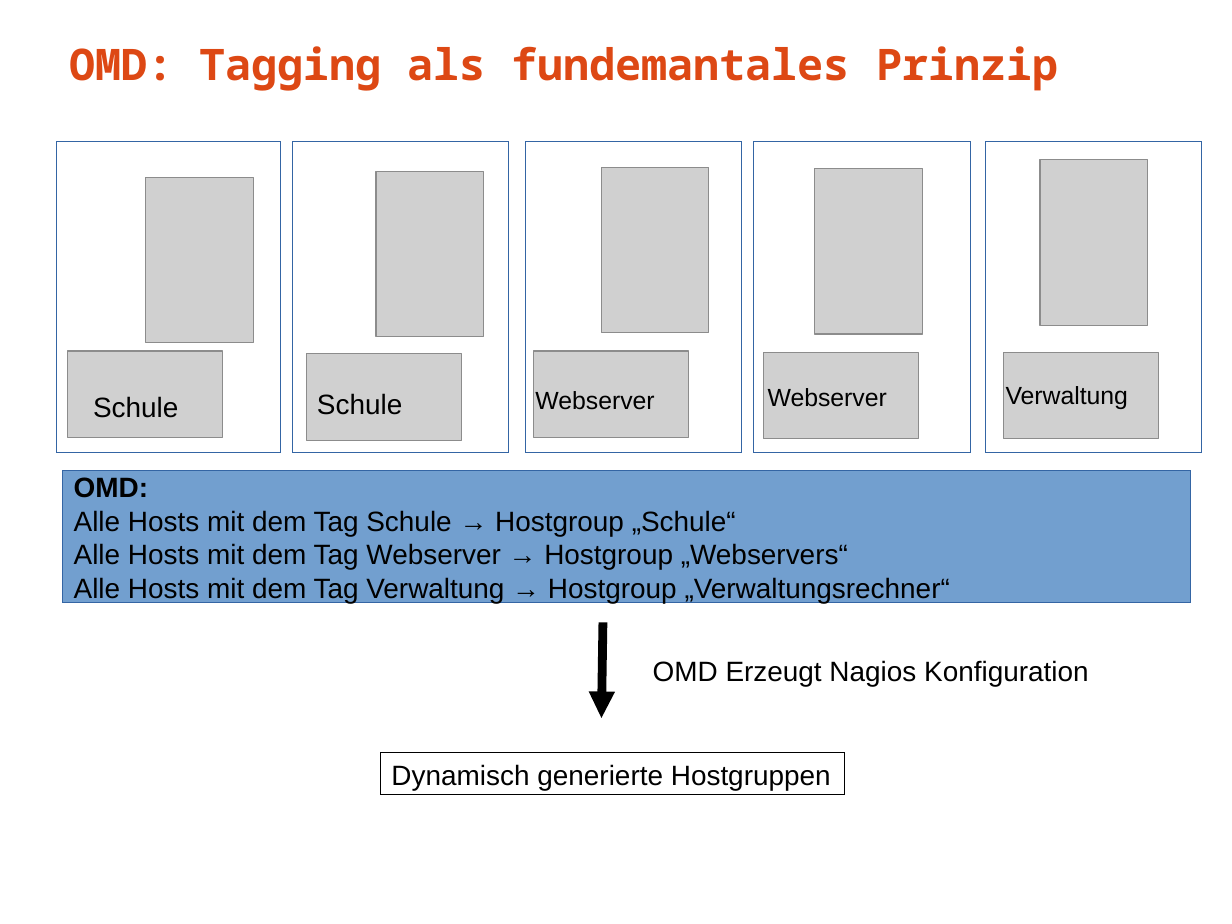
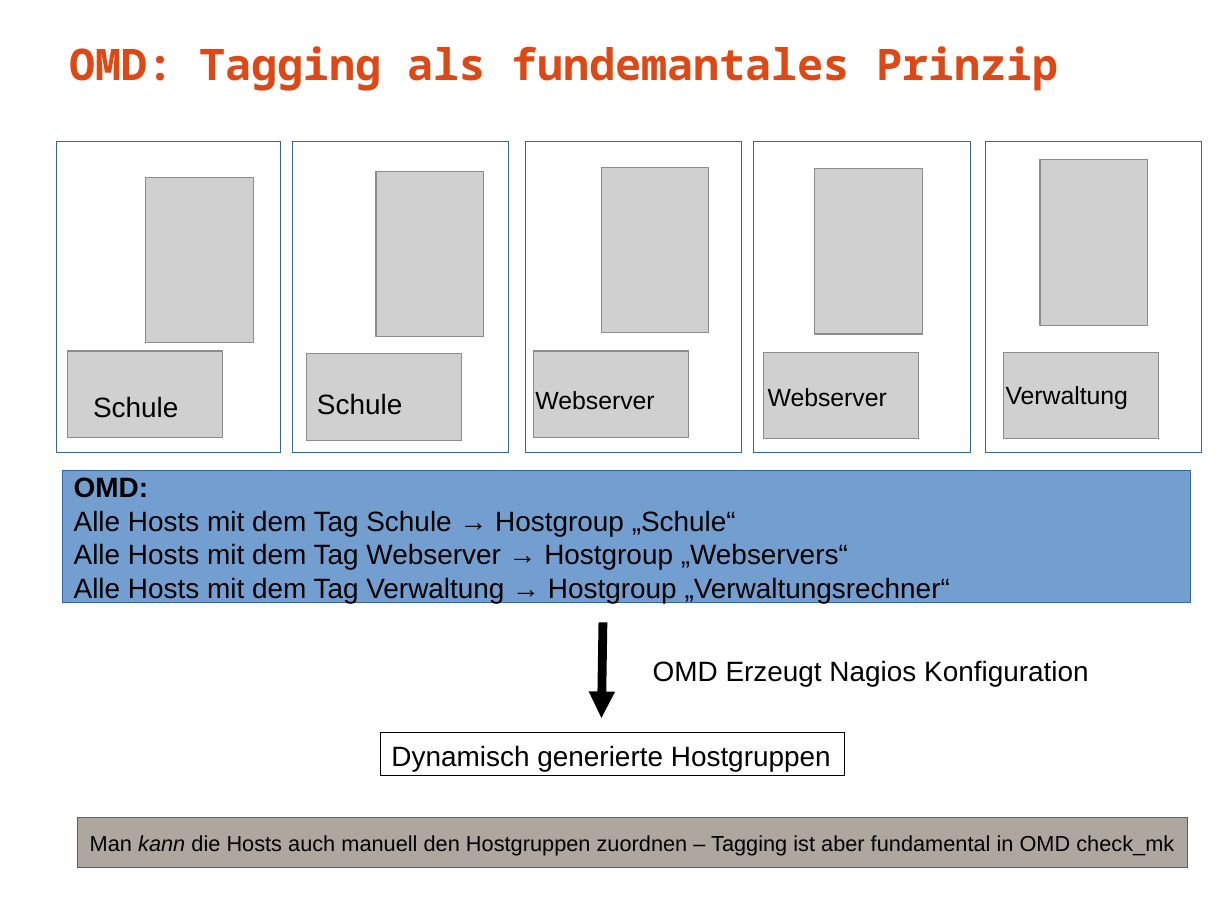
Before and after one commit to musikhuber/fobi-ES, a slide deck: slide 3 of material-OMD/praesentationen/030_omd_hosts_sortieren_tagging.odp. Drawn at 1232x924 pixels with LibreOffice and Linux fonts; fonts in the diff are those of the drawing; grey boxes stand for pictures. Boxes give left, top, right and bottom in pixels: in the first picture for what was removed or moved away, otherwise in the second. Text is boxed around its words. In the diff, an @@ line names an element or a change of style, - is before the commit and + after.

```diff
--- a/material-OMD/praesentationen/030_omd_hosts_sortieren_tagging.odp
+++ b/material-OMD/praesentationen/030_omd_hosts_sortieren_tagging.odp
@@ rectangle "Dynamisch generierte Hostgruppen": place and size @@
-rectangle "Dynamisch generierte Hostgruppen" at [381, 752, 845, 795]
+rectangle "Dynamisch generierte Hostgruppen" at [381, 733, 845, 776]
@@ rectangle added at [77, 818, 1188, 868], fill #AEA79F, outline #3465A4 0 pt, 14 pt, text #000000 @@
+Man kann die Hosts auch manuell den Hostgruppen zuordnen – Tagging ist aber fundamental in OMD check_mk
```
Also in this commit, not shown: 1 other slide changed, 2 other files.
